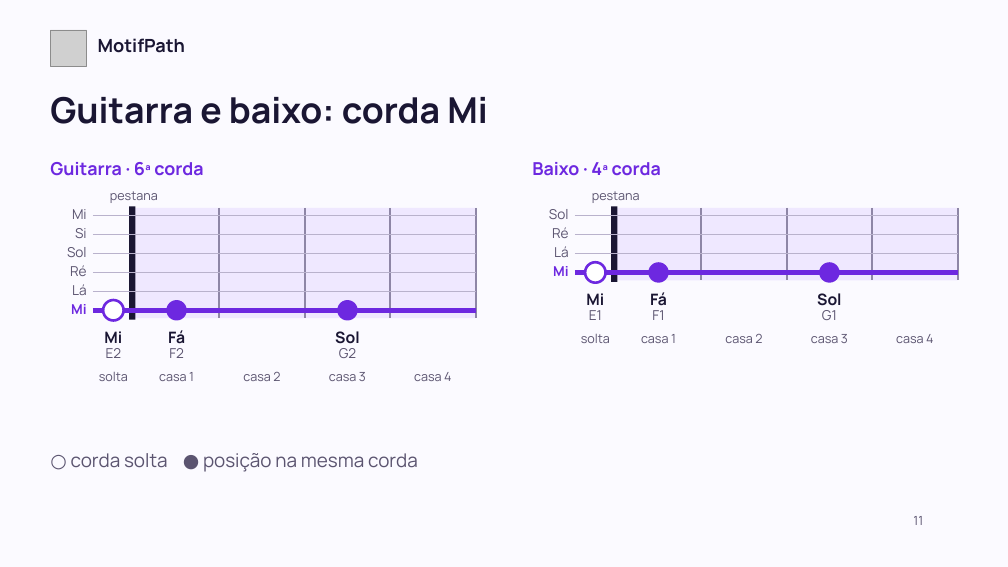
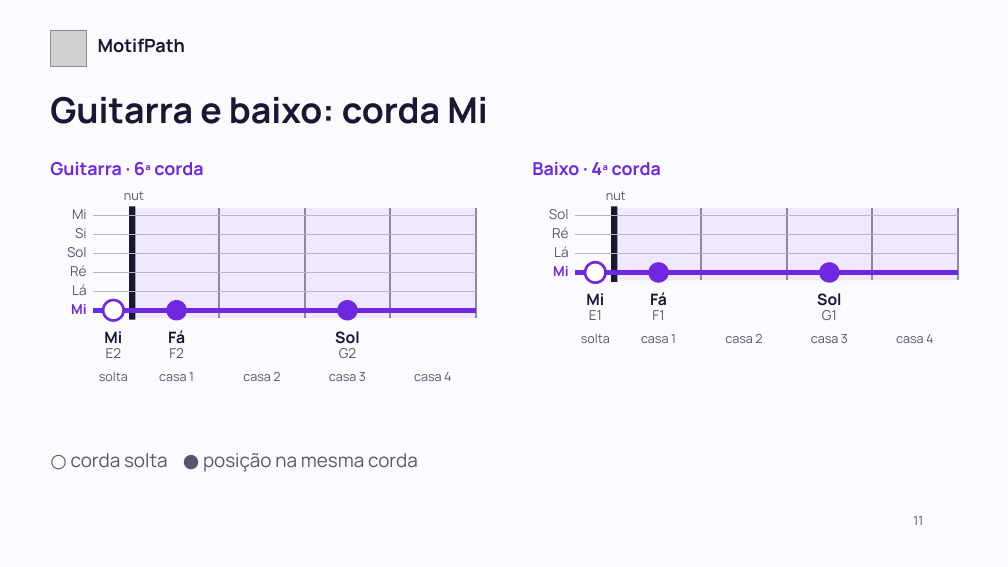
Before and after one commit to motifpath/motifpath-specs, a slide deck: slide 11 of curriculum/content/first-notes/slides/lesson-a.pt-BR.pptx. Drawn at 1008x567 pixels with LibreOffice and Linux fonts; fonts in the diff are those of the drawing; grey boxes stand for pictures. Boxes give left, top, right and bottom in pixels: in the first picture for what was removed or moved away, otherwise in the second. Text is boxed around its words. In the diff, an @@ line names an element or a change of style, - is before the commit and + after.

```diff
--- a/curriculum/content/first-notes/slides/lesson-a.pt-BR.pptx
+++ b/curriculum/content/first-notes/slides/lesson-a.pt-BR.pptx
@@ text at bbox=[124, 191, 144, 200]: text changed @@
-pestana
+nut
@@ text at bbox=[606, 191, 626, 200]: text changed @@
-pestana
+nut
```
Also in this commit, not shown: 3 other slides changed, 12 other files.
